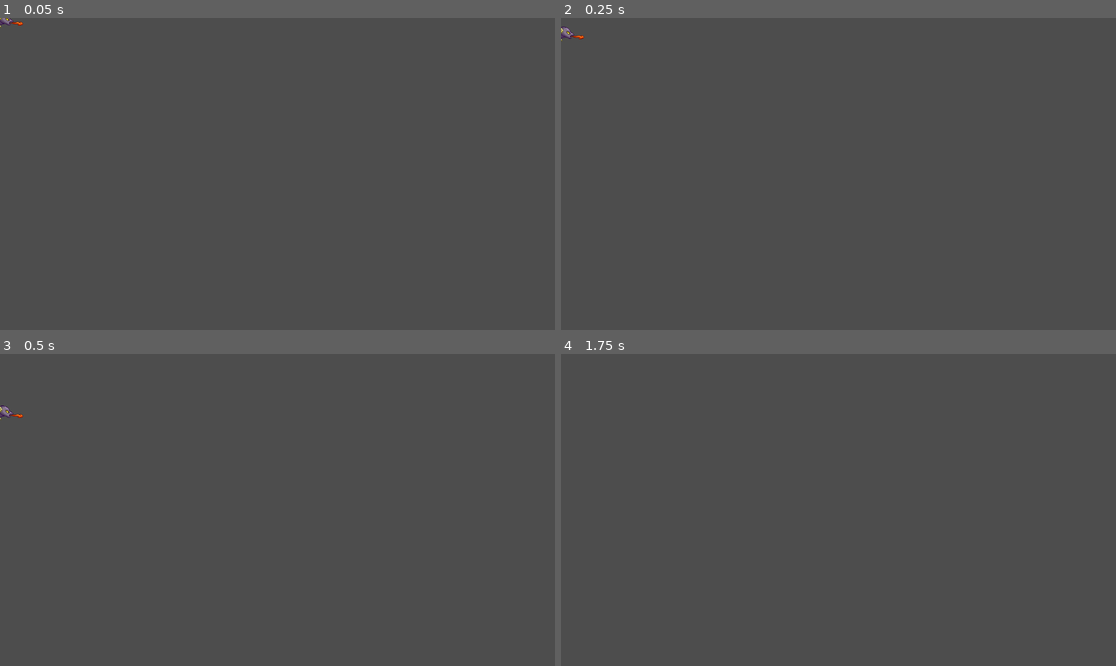
Above: before the commit, frames 1-4 (two rows, left to right).
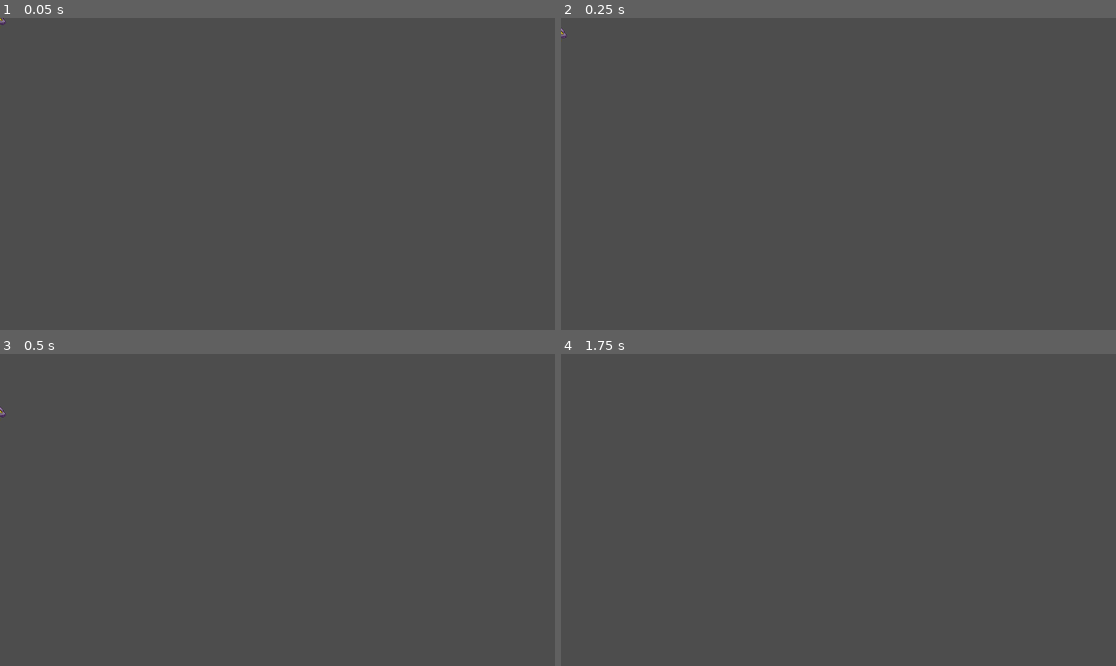
Above: after the commit, the same moments.

Repository: guswn2521/Parasite-Game
Game: Godot game, scene res://scenes/game.tscn
Two runs of this game, one before a commit and one after it. Both use one fixed random seed, a clock stepped at 60 frames per second and the inputs below.
Inputs:
- Up to frame 1 (0.05 s): no input
- Up to frame 2 (0.25 s): no input
- Up to frame 3 (0.5 s): no input
- Up to frame 4 (1.75 s): tap Enter (ui_accept) at 0.5, 0.77, 1.52 s; hold Right (ui_right) from 0.53 s (still down)

The runs differ from the first frame. In frame 1, less than 0.1% of the frame differs, in the area x 0-5%, y 0-4%; in frame 2, less than 0.1%; in frame 3, less than 0.1%, in the area x 0-5%, y 16-22%; in frame 4, nothing differs.

Commit message:
world tileset 추가

Diff:
--- a/scenes/game.tscn
+++ b/scenes/game.tscn
@@ -6,4 +6,4 @@
 [node name="Game" type="Node2D"]
 script = ExtResource("1_uwrxv")
 
-[node name="CharacterBody2D" parent="." instance=ExtResource("2_yqjtg")]
+[node name="player" parent="." instance=ExtResource("2_yqjtg")]
--- a/scenes/player.tscn
+++ b/scenes/player.tscn
@@ -99,15 +99,14 @@
 [sub_resource type="RectangleShape2D" id="RectangleShape2D_qfm1y"]
 size = Vector2(34, 15)
 
-[node name="CharacterBody2D" type="CharacterBody2D"]
+[node name="player" type="CharacterBody2D"]
 script = ExtResource("1_qfm1y")
 
 [node name="AnimatedSprite2D" type="AnimatedSprite2D" parent="."]
 position = Vector2(-7, 2)
 sprite_frames = SubResource("SpriteFrames_qhqgy")
 animation = &"attack"
-frame = 2
-frame_progress = 0.628058
+frame_progress = 0.898758
 
 [node name="CollisionShape2D" type="CollisionShape2D" parent="."]
 position = Vector2(0, -1)
Binary file added: assets/sprites/world_tileset.png
Not shown, added: assets/sprites/world_tileset.png.import
Not shown, added: assets/sprites/.DS_Store
